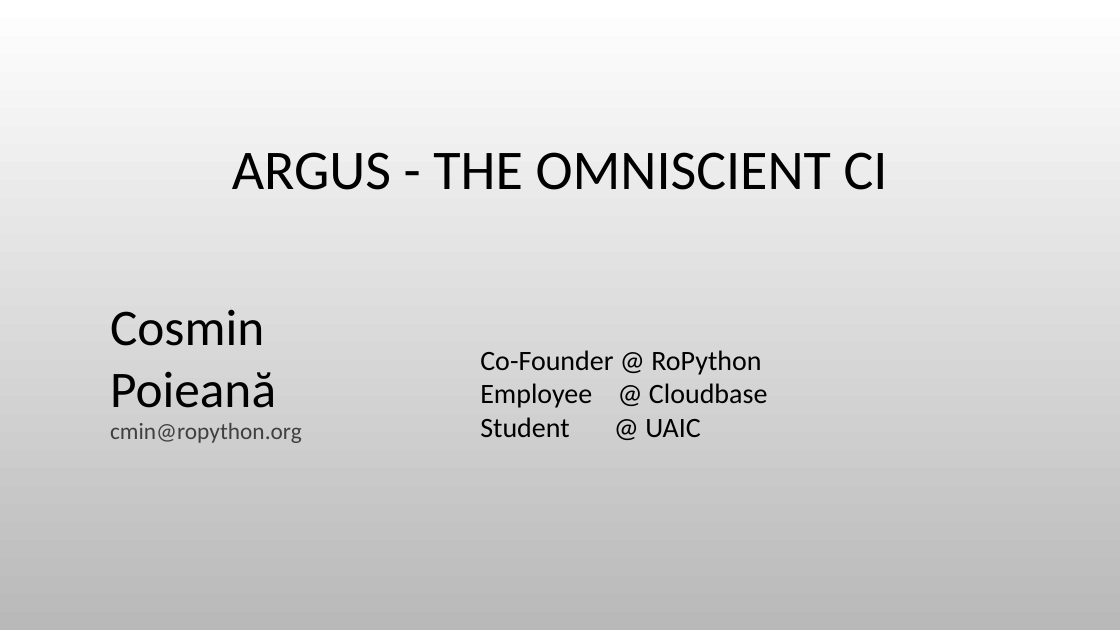
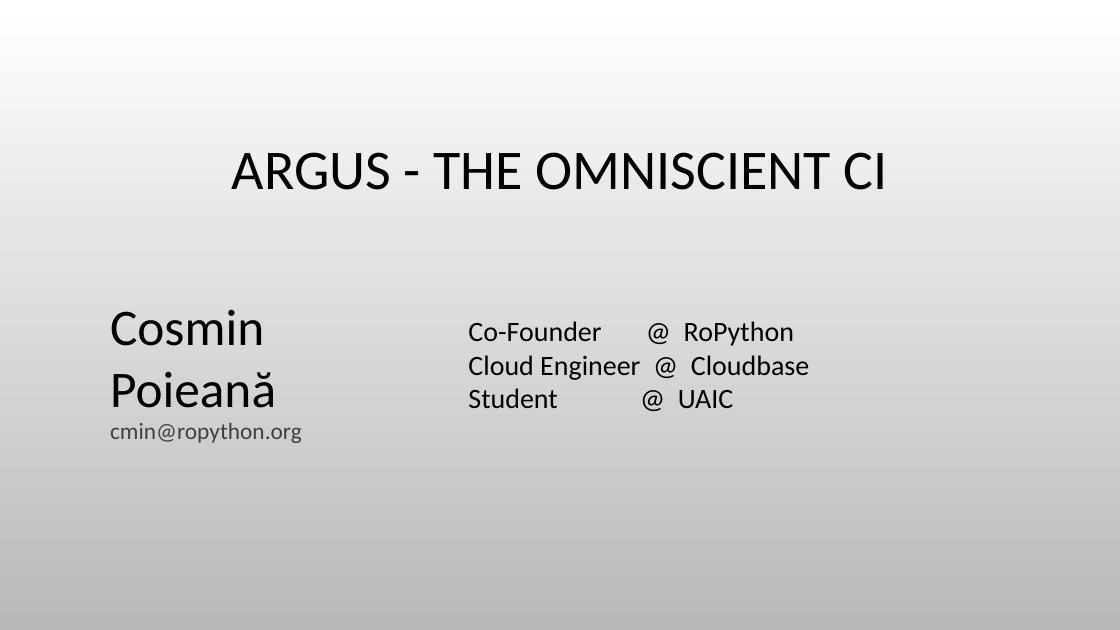
Before and after one commit to cmin764/cmiN, a slide deck: slide 1 of ropython/ep15/argus.pptx. Drawn at 1120x630 pixels with LibreOffice and Linux fonts; fonts in the diff are those of the drawing; background and template pictures are left out. Boxes give left, top, right and bottom in pixels: in the first picture for what was removed or moved away, otherwise in the second. Text is boxed around its words. In the diff, an @@ line names an element or a change of style, - is before the commit and + after.

```diff
--- a/ropython/ep15/argus.pptx
+++ b/ropython/ep15/argus.pptx
@@ text "Co-Founder @ RoPython": place and size @@
-text "Co-Founder @ RoPython" at (480,350,767,437)
+text "Co-Founder @ RoPython" at (468,321,809,408)
@@ text at (468,355,809,380): text changed @@
-Employee @ Cloudbase
+Cloud Engineer @ Cloudbase
```
Also in this commit, not shown: 1 other slide changed, 14 slides added.
